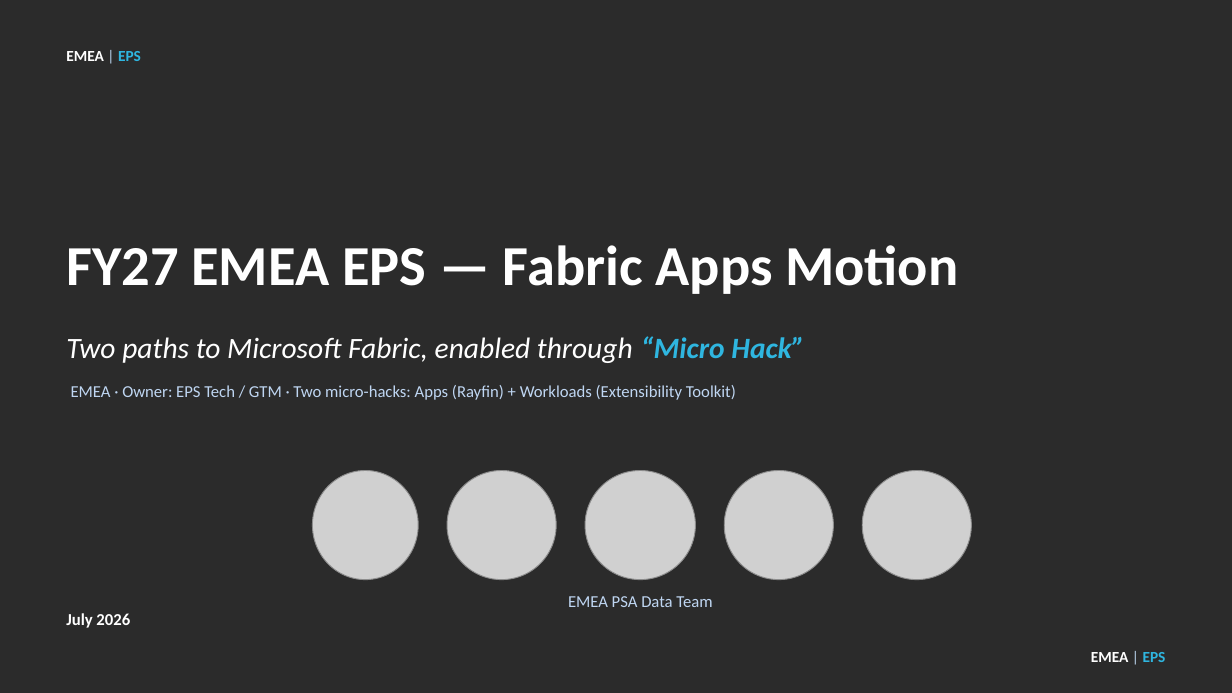
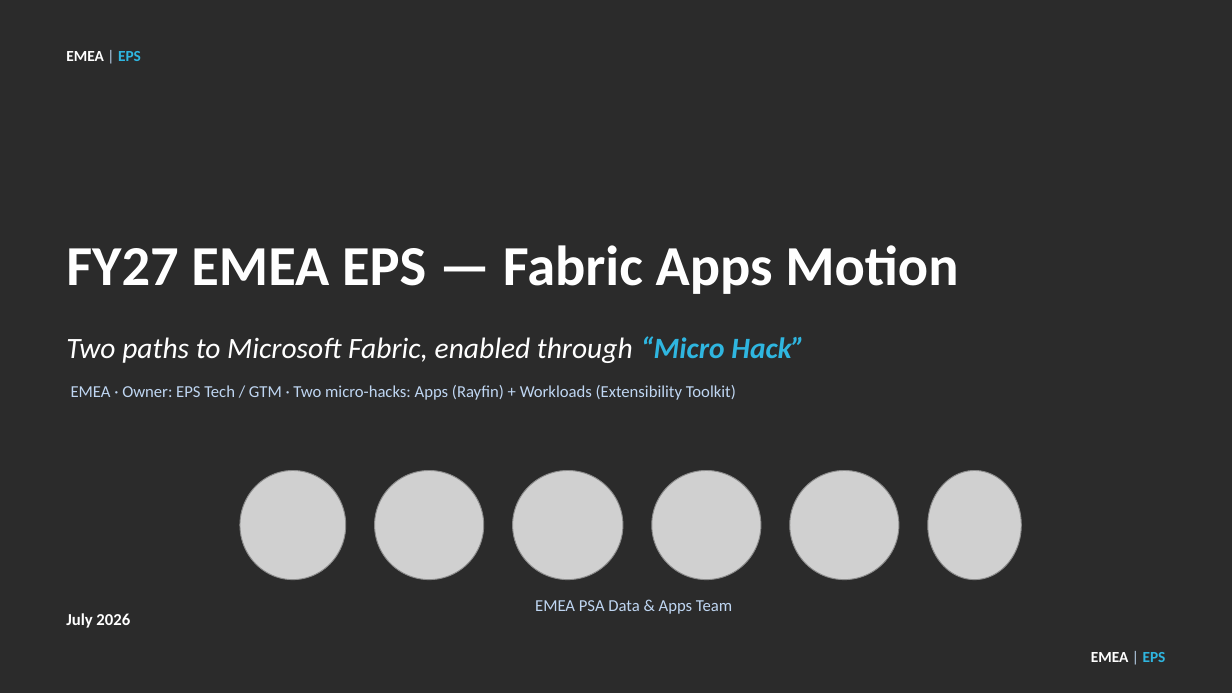
Before and after one commit to fredgis/FY27FabricMotion, a slide deck: slide 1 of docs/FY27 EMEA EPS - Fabric Apps Motion - Micro Hack.pptx. Drawn at 1232x693 pixels with LibreOffice and Linux fonts; fonts in the diff are those of the drawing; grey boxes stand for pictures; background and template pictures are left out; a plain dark background stands for a picture behind light text. Boxes give left, top, right and bottom in pixels: in the first picture for what was removed or moved away, otherwise in the second. Text is boxed around its words. In the diff, an @@ line names an element or a change of style, - is before the commit and + after.

Commit message:
Update ppt

```diff
--- a/docs/FY27 EMEA EPS - Fabric Apps Motion - Micro Hack.pptx
+++ b/docs/FY27 EMEA EPS - Fabric Apps Motion - Micro Hack.pptx
@@ picture: place and size @@
-picture at [447, 470, 556, 579]
+picture at [374, 470, 483, 579]
@@ picture: place and size @@
-picture at [725, 470, 834, 579]
+picture at [652, 470, 761, 579]
@@ 3 pictures: place and size @@
-3 pictures at [312, 470, 971, 579]
+3 pictures at [240, 470, 899, 579]
@@ picture added at [928, 470, 1021, 579] @@
@@ text at [535, 600, 732, 614]: text changed @@
-EMEA PSA Data Team
+EMEA PSA Data & Apps Team
```
